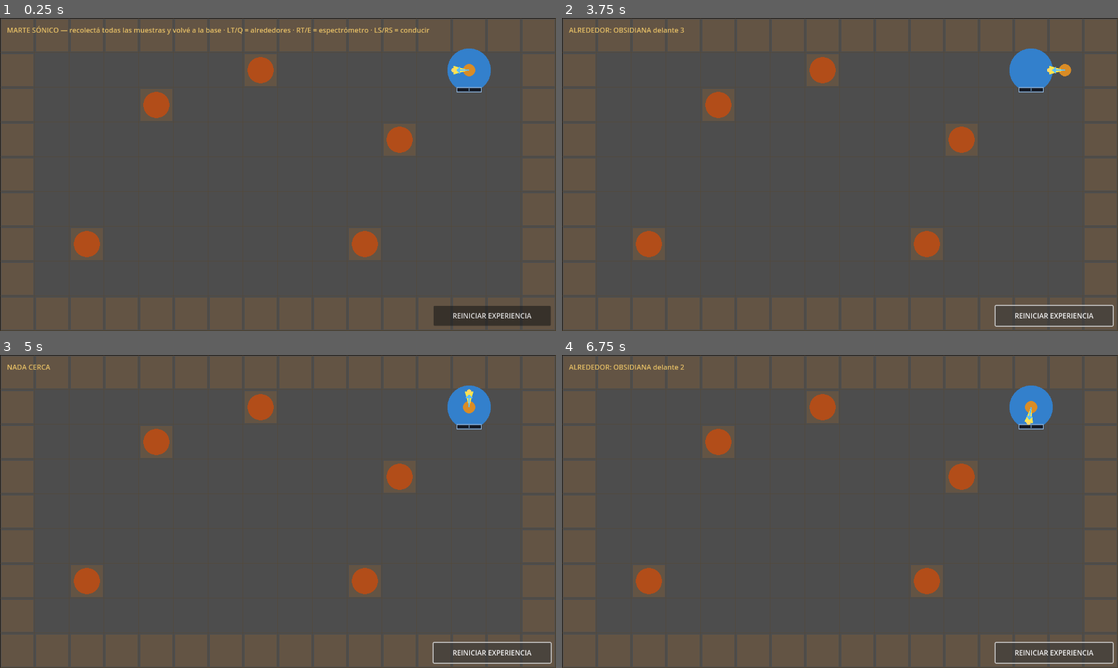
Above: before the commit, frames 1-4 (two rows, left to right).
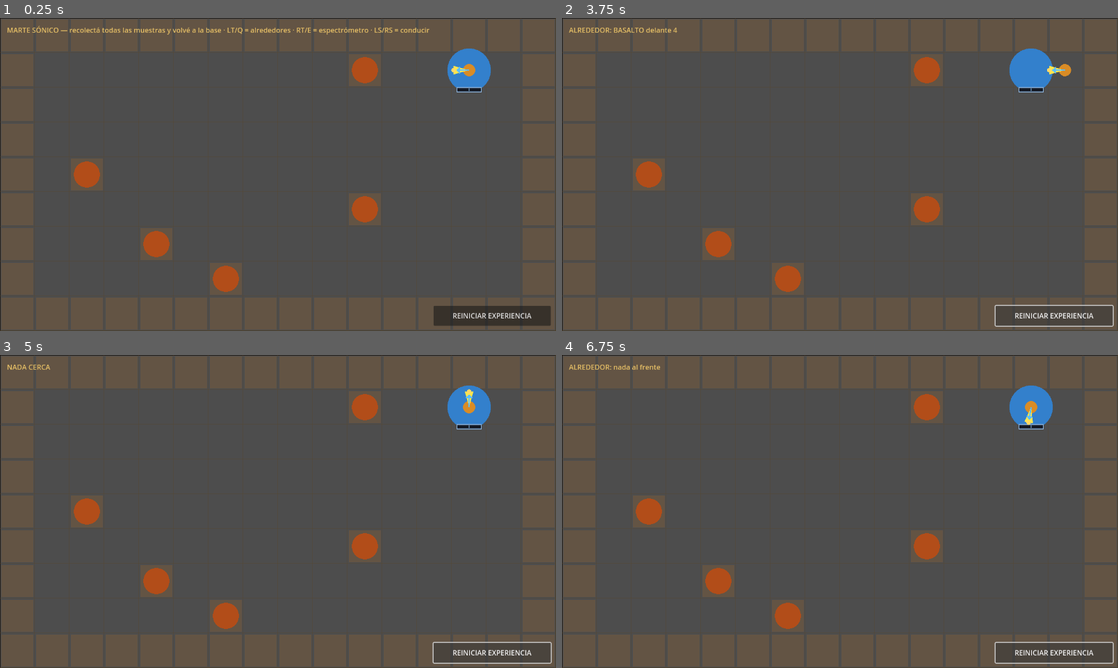
Above: after the commit, the same moments.

Repository: AntonCorrea/sonicMars
Game: Godot game, scene res://scenes/main.tscn
The game is run twice, just before and just after one commit, with the same random seed, the same clock (stepped at 60 frames per second) and the same inputs.
Inputs:
- Up to frame 1 (0.25 s): no input
- Up to frame 2 (3.75 s): click "REINICIAR EXPERIENCIA" at 0.5 s; click "REINICIAR EXPERIENCIA" at 1.25 s; click "REINICIAR EXPERIENCIA" at 2 s; tap Enter at 2.75 s; hold D (turn_right) 2.78-3.53 s; tap E (interact) at 2.85 s; tap Space at 3.5 s; hold S (move_back) from 3.53 s (still down); tap Q (surroundings) at 3.6 s
- Up to frame 3 (5 s): tap Enter at 4.25 s; release S (move_back) at 4.28 s; hold D (turn_right) from 4.28 s (still down); tap E (interact) at 4.35 s
- Up to frame 4 (6.75 s): tap Space at 5, 6.5 s; release D (turn_right) at 5.03 s; hold W (move_forward) 5.03-5.78 s; tap Q (surroundings) at 5.1, 6.6 s; tap Enter at 5.75 s; hold A (turn_left) from 5.78 s (still down); tap E (interact) at 5.85 s

The runs differ from the first frame. In frame 1, 3.2% of the frame differs, in the area x 13-75%, y 12-88%; in frame 2, 3.3%, in the area x 9-75%, y 3-88%; in frame 3, 3.2%; in frame 4, 3.3%.

Commit message:
Onboarding (Propuesta A): basalto a 3 pasos rectos del spawn, regolito tras 1 giro izq + 4 pasos, decorativas fuera del primer tramo. Tests actualizados a las posiciones nuevas

Diff:
--- a/scripts/main.gd
+++ b/scripts/main.gd
@@ -504,11 +504,11 @@
 func _build_objects() -> void:
 	# 5 rocas: 2 catalogables (basalto, regolito) + 3 decorativas.
 	var rock_cells := [
-		["BASALTO", Vector2i(4, 2), true],
-		["OBSIDIANA", Vector2i(11, 3), false],
-		["IGNEA-B", Vector2i(10, 6), false],
-		["SEDIMENTARIA", Vector2i(7, 1), false],
-		["REGOLITO", Vector2i(2, 6), true],
+		["BASALTO", Vector2i(10, 1), true],
+		["OBSIDIANA", Vector2i(2, 4), false],
+		["IGNEA-B", Vector2i(4, 6), false],
+		["SEDIMENTARIA", Vector2i(6, 7), false],
+		["REGOLITO", Vector2i(10, 5), true],
 	]
 	for r in rock_cells:
 		var cell_pos: Vector2i = r[1]
--- a/tests/distance_smoke.gd
+++ b/tests/distance_smoke.gd
@@ -25,17 +25,19 @@
 	var main = scene
 	var player: Player = scene.get_node("Player")
 
-	# Dejo solo BASALTO (4,2) detectable para probar geometrías precisas.
+	# Dejo solo BASALTO (10,1) detectable para probar geometrías precisas.
 	for i in range(1, main._rock_data.size()):
 		main._rock_data[i].collected = true
 
 	# (pos_jugador, facing, fragmento esperado del HUD)
 	var casos := [
-		[Vector2i(2, 1), MapGrid.E, "delante 2"],  # 2 adelante, 1 derecha → 2 (caso usuario)
-		[Vector2i(2, 0), MapGrid.E, "delante 2"],  # 2 adelante, 2 derecha → 2 (antes 3)
-		[Vector2i(1, 1), MapGrid.E, "delante 3"],  # 3 adelante, 1 derecha → 3
-		[Vector2i(4, 1), MapGrid.E, "derecha 1"],  # justo a la derecha → 1
-		[Vector2i(4, 3), MapGrid.E, "izquierda 1"], # justo a la izquierda → 1
+		[Vector2i(8, 1), MapGrid.E, "delante 2"],  # 2 adelante, 0 costado → 2
+		[Vector2i(8, 0), MapGrid.E, "delante 2"],  # 2 adelante, 1 derecha → 2 (caso usuario)
+		[Vector2i(8, 3), MapGrid.E, "delante 2"],  # 2 adelante, 2 izquierda → 2 (antes 3)
+		[Vector2i(7, 1), MapGrid.E, "delante 3"],  # 3 adelante, 0 costado → 3
+		[Vector2i(9, 0), MapGrid.E, "delante 1"],  # 1 adelante, 1 derecha → 1
+		[Vector2i(10, 0), MapGrid.E, "derecha 1"],  # justo a la derecha → 1
+		[Vector2i(10, 2), MapGrid.E, "izquierda 1"], # justo a la izquierda → 1
 	]
 	for c in casos:
 		player.cell = c[0]
--- a/tests/fase2_smoke.gd
+++ b/tests/fase2_smoke.gd
@@ -84,31 +84,39 @@
 	_check(main._relative_dir(Vector2i(10, 4)) == "delante", "E: al este = delante")
 
 	# Alrededores: nombra sólo la roca más cercana + dirección.
-	player.cell = Vector2i(7, 4)
-	player.facing = MapGrid.N
+	# Desde (12,5) mirando al OESTE: regolito (10,5) a 2 delante.
+	player.cell = Vector2i(12, 5)
+	player.position = MapGrid.center(player.cell)
+	player.facing = MapGrid.W
+	player.rotation = MapGrid.forward_angle(player.facing)
 	main._describe_surroundings()
 	var around: String = main._debug_label.text.to_lower()
 	_check(around.contains("alrededor"), "alrededores actualiza la etiqueta")
-	_check("sedimentaria" in around, "alrededores nombra la roca más cercana")
+	_check("regolito" in around, "alrededores nombra la roca más cercana")
 	_check("delante" in around, "alrededores da dirección relativa")
 	_check(not ("base" in around), "alrededores ya no menciona la base")
 
-	# Cono frontal: mirando al este ignora la roca cercana que quedó a un lado
-	# (sedimentaria) y toma la más cercana dentro del cono (ignea-b).
+	# Cono frontal: desde (7,5) mirando al este, la sedimentaria (6,7) queda
+	# fuera del cono (detrás-izquierda) y se nombra la del cono: regolito.
+	player.cell = Vector2i(7, 5)
+	player.position = MapGrid.center(player.cell)
 	player.facing = MapGrid.E
+	player.rotation = MapGrid.forward_angle(player.facing)
 	main._describe_surroundings()
 	var around_e: String = main._debug_label.text.to_lower()
-	_check("ignea" in around_e, "alrededores sólo escanea el cono frontal")
+	_check("regolito" in around_e, "alrededores sólo escanea el cono frontal")
 	_check(not ("sedimentaria" in around_e), "alrededores ignora roca fuera del cono")
 
 	# Re-activo la detección de basalto para el test del cono de costado
 	# (la roca recolectada arriba ya no se detecta por diseño).
 	main._rock_data[0].collected = false
 
-	# Costados: el cono (3 casillas de ancho en fila cercana) incluye rocas al lado.
-	player.cell = Vector2i(5, 2)
+	# Costados: desde (10,2) mirando al este, el basalto (10,1) queda justo
+	# a la izquierda (1 casilla lateral) y entra en el cono.
+	player.cell = Vector2i(10, 2)
 	player.position = MapGrid.center(player.cell)
-	player.facing = MapGrid.N
+	player.facing = MapGrid.E
+	player.rotation = MapGrid.forward_angle(player.facing)
 	main._describe_surroundings()
 	var around_side: String = main._debug_label.text.to_lower()
 	_check("basalto" in around_side, "alrededores cubre el costado (3 casillas de ancho)")
--- a/tests/grid_smoke.gd
+++ b/tests/grid_smoke.gd
@@ -82,9 +82,9 @@
 	_check(player.facing == MapGrid.turn_right(before_r), "giro 90° derecha")
 	_check(_loudest_channel(scene._turn_player.stream) == "R", "giro a la derecha → sonido mayormente en el oído derecho")
 
-	# Bloqueo: posiciono delante de la roca de basalto en (4,2)
+	# Bloqueo: posiciono delante de la roca de basalto en (10,1)
 	Input.action_release(&"move_forward")
-	player.cell = Vector2i(4, 3)
+	player.cell = Vector2i(10, 2)
 	player.facing = MapGrid.N
 	player.position = MapGrid.center(player.cell)
 	player.state = Player.State.IDLE
@@ -95,7 +95,7 @@
 		await physics_frame
 	Input.action_release(&"move_forward")
 	_check(_blocked > blocked_before, "paso contra roca = bloqueado (sonido)")
-	_check(player.cell == Vector2i(4, 3), "no avanzó a celda bloqueada")
+	_check(player.cell == Vector2i(10, 2), "no avanzó a celda bloqueada")
 
 	print("RESULTADO: %d fallos" % _failures)
 	quit(1 if _failures > 0 else 0)
